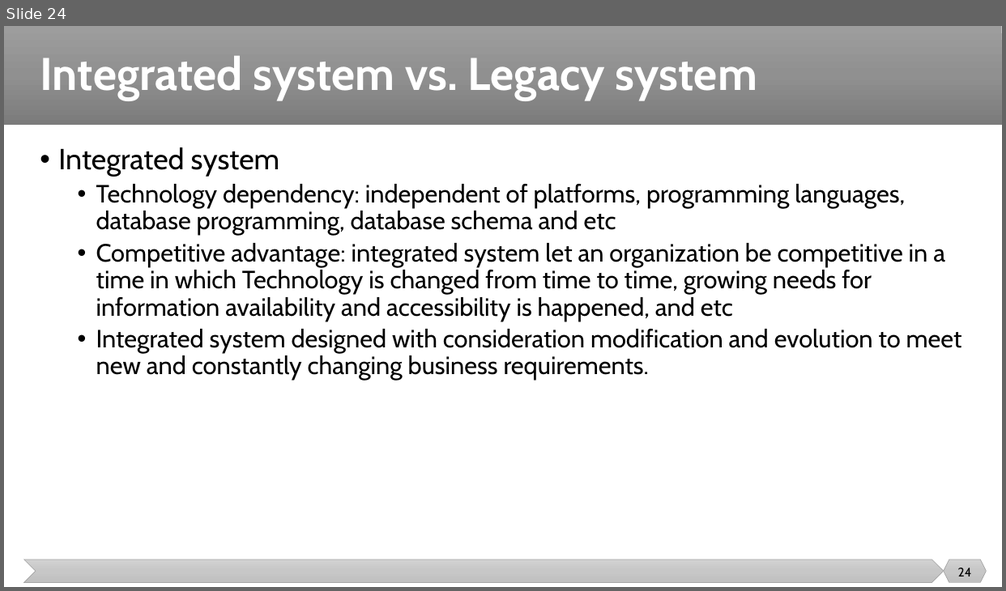
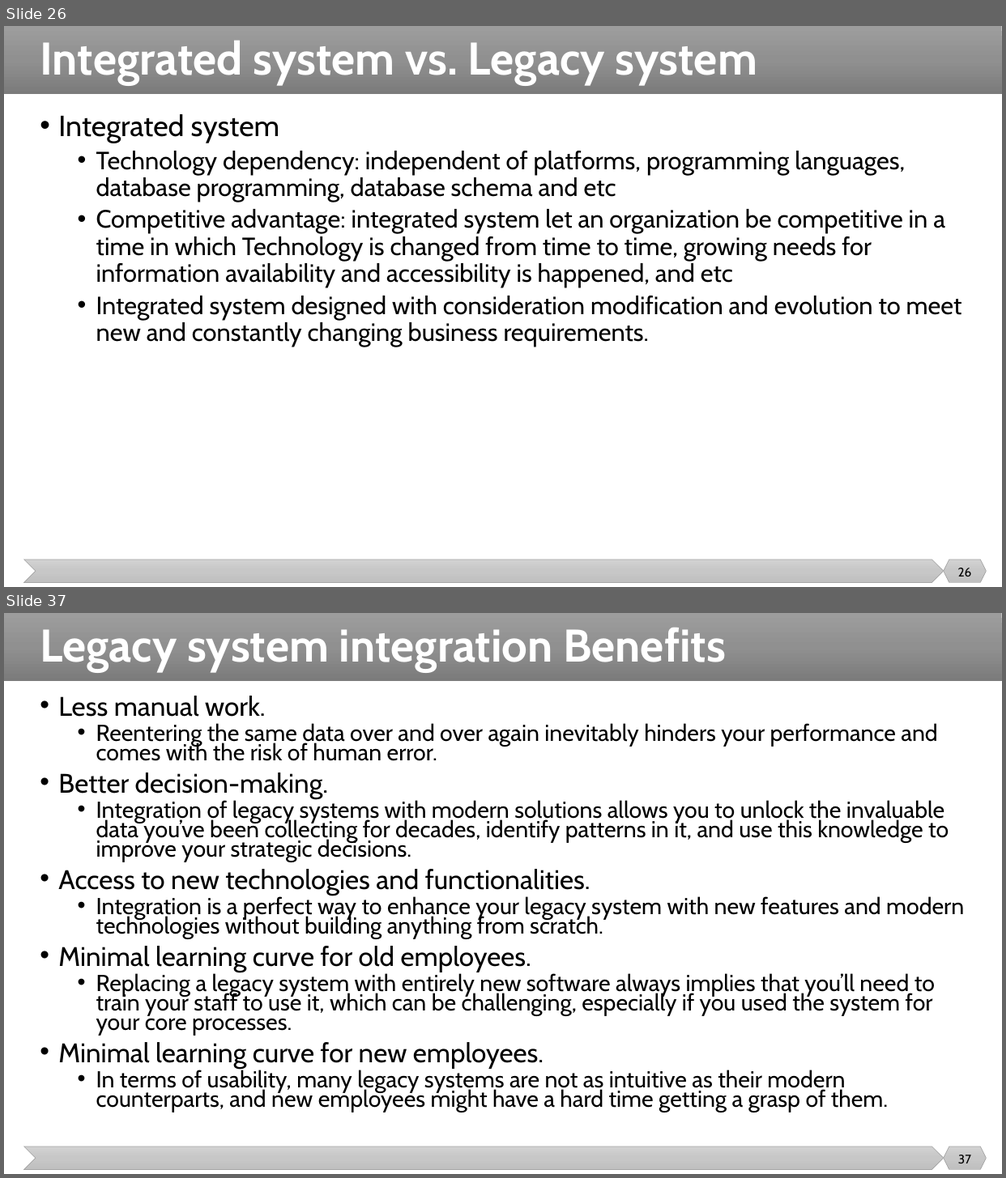
Before and after one commit to malenezi/malenezi, a slide deck: SE495/Lectures/1-Introduction/Introduction.pptx. Shown one above the other, each under a label of ours: slide 24 before the commit, slides 26 and 37 after it; the slides between them are not shown. The pictures are 1006x591 and 1006x1178 pixels, drawn with LibreOffice and Linux fonts; fonts in the diff are those of the drawing. Boxes give left, top, right and bottom in pixels: in the first picture for what was removed or moved away, otherwise in the second. Text is boxed around its words. In the diff, an @@ line names an element or a change of style, - is before the commit and + after.

```diff
--- a/SE495/Lectures/1-Introduction/Introduction.pptx
+++ b/SE495/Lectures/1-Introduction/Introduction.pptx
@@ slide 37 added at (4,613,1002,1174), background #FFFFFF; not listed: 3 template elements that a slide beside it also shows @@
@@ title added at (40,628,726,672), 44 pt, text #FFFFFF, bold @@
+Legacy system integration Benefits
@@ text added at (58,696,964,1113), 22.2 pt, text #000000 @@
+• Less manual work.
+  • Reentering the same data over and over again inevitably hinders your performance and comes with the risk of human error.
+• Better decision-making.
+  • Integration of legacy systems with modern solutions allows you to unlock the invaluable data you’ve been collecting for decades, identify patterns in it, and use this knowledge to improve your strategic decisions.
+• Access to new technologies and functionalities.
+  • Integration is a perfect way to enhance your legacy system with new features and modern technologies without building anything from scratch.
+• Minimal learning curve for old employees.
+  • Replacing a legacy system with entirely new software always implies that you’ll need to train your staff to use it, which can be challenging, especially if you used the system for your core processes.
+• Minimal learning curve for new employees.
+  • In terms of usability, many legacy systems are not as intuitive as their modern counterparts, and new employees might have a hard time getting a grasp of them.
@@ page number added at (958,1155,971,1164), 12 pt, text #000000 @@
+37
@@ what was slide 24 is now slide 26 @@
@@ slide 26 changed as well @@
@@ rectangle: place and size @@
-rectangle at (4,26,1002,125)
+rectangle at (4,26,1002,94)
@@ title "Integrated system vs. Legacy system": place and size @@
-title "Integrated system vs. Legacy system" at (40,56,757,101)
+title "Integrated system vs. Legacy system" at (40,41,757,85)
@@ text "Integrated system": place and size @@
-text "Integrated system" at (58,148,962,380)
+text "Integrated system" at (58,114,962,347)
@@ page number at (958,568,972,577): text changed @@
-24
+26
```
Also in this commit, not shown: 30 other slides changed, 17 other slides added, 6 slides removed, 11 other files.
